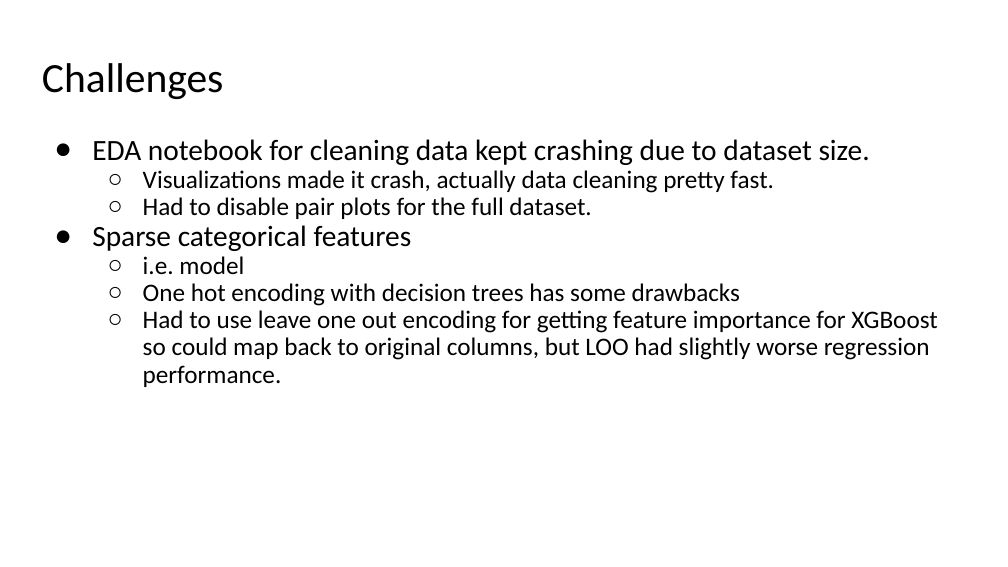
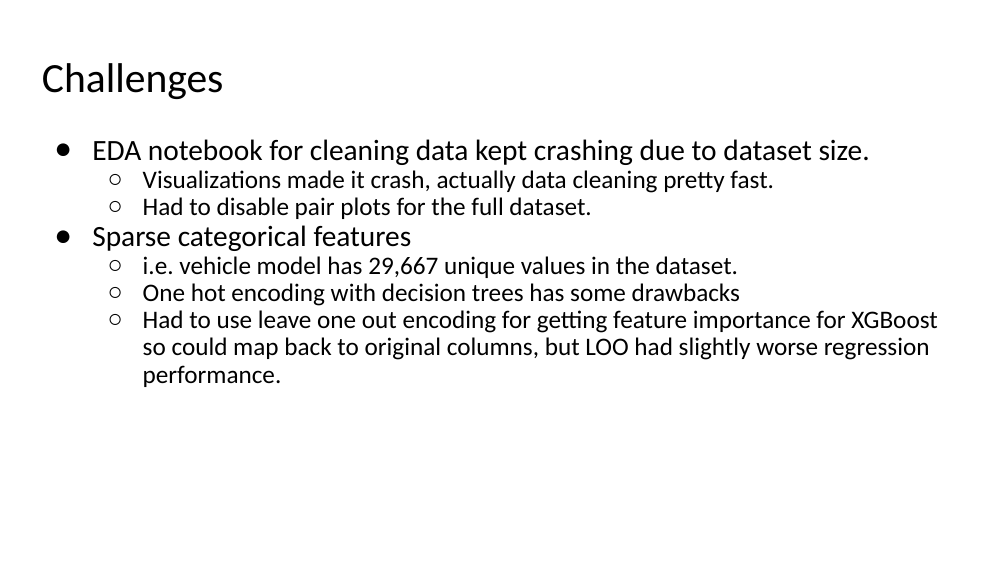
Before and after one commit to ranton256/used_car_sale_price_analysis, a slide deck: slide 21 of DSCI521_rna63_final_project_pres.pptx. Drawn at 1008x567 pixels with LibreOffice and Linux fonts; fonts in the diff are those of the drawing; background and template pictures are left out. Boxes give left, top, right and bottom in pixels: in the first picture for what was removed or moved away, otherwise in the second. Text is boxed around its words. In the diff, an @@ line names an element or a change of style, - is before the commit and + after.

```diff
--- a/DSCI521_rna63_final_project_pres.pptx
+++ b/DSCI521_rna63_final_project_pres.pptx
@@ text at (143, 256, 738, 278): text changed @@
-  ○ i.e. model
+  ○ i.e. vehicle model has 29,667 unique values in the dataset.
```
Also in this commit, not shown: 14 other slides changed, 1 slide added, 1 slide removed, 4 other files.
